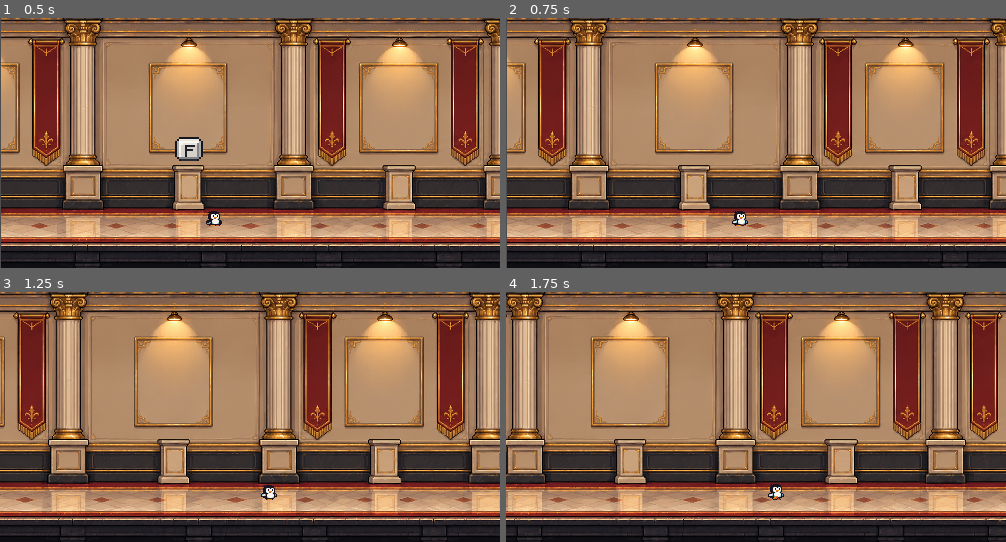
Above: before the commit, frames 1-4 (two rows, left to right).
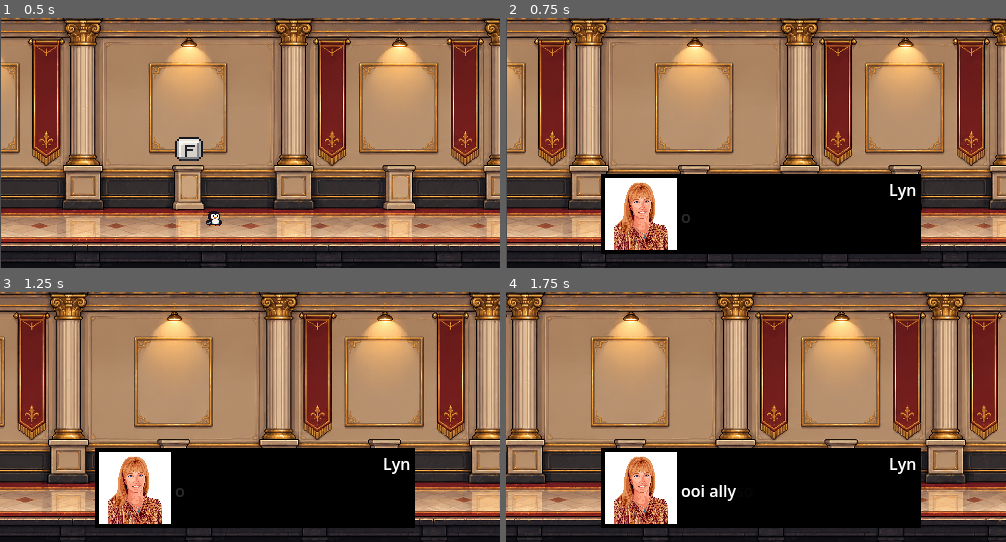
Above: after the commit, the same moments.

Repository: Angelogvr/Hackathon-SEDCITEC
Game: Godot game, scene res://cenas/Jogo.tscn
The game is run twice, just before and just after one commit, with the same random seed, the same clock (stepped at 60 frames per second) and the same inputs.
Inputs:
- Up to frame 1 (0.5 s): no input
- Up to frame 2 (0.75 s): tap Enter (ui_accept) at 0.5 s; hold D (move_right) from 0.53 s (still down); hold F from 0.53 s (still down)
- Up to frame 3 (1.25 s): keep holding D (move_right); keep holding F; tap Enter (ui_accept) at 0.77 s
- Up to frame 4 (1.75 s): keep holding D (move_right); release F at 1.28 s; tap F at 1.35 s; tap Enter (ui_accept) at 1.52 s

Frame 1 is identical in both runs. In frame 2, 19% of the frame differs, in the area x 19-83%, y 62-95%; in frame 3, 19%; in frame 4, 19%.

Commit message:
Dialogo_Teste

Diff:
--- a/dialog_scream.tscn
+++ b/entidades/dialog_scream.tscn
@@ -1,11 +1,12 @@
 [gd_scene format=3 uid="uid://cmi8y26rww5ks"]
 
-[ext_resource type="Texture2D" uid="uid://x31p0a6w5gh4" path="res://Sprites/lynn.jpeg" id="1_lo876"]
+[ext_resource type="Script" uid="uid://cqtcjwlwwhjpr" path="res://scripts/dialog_scream.gd" id="1_8ufjh"]
+[ext_resource type="Texture2D" uid="uid://x31p0a6w5gh4" path="res://Sprites/lynn.jpeg" id="2_bnrj5"]
 
 [sub_resource type="LabelSettings" id="LabelSettings_wvhbo"]
 shadow_color = Color(0, 0, 0, 0.6)
 
-[node name="DialogScream" type="Control" unique_id=801305259]
+[node name="DialogScream" type="Control" unique_id=801305259 node_paths=PackedStringArray("_name", "_dialog", "_faceset")]
 custom_minimum_size = Vector2(320, 80)
 layout_mode = 3
 anchors_preset = 15
@@ -18,6 +19,10 @@
 grow_horizontal = 2
 grow_vertical = 2
 size_flags_vertical = 8
+script = ExtResource("1_8ufjh")
+_name = NodePath("ColorRect/HContainer/VContainer/name")
+_dialog = NodePath("ColorRect/HContainer/VContainer/dialog")
+_faceset = NodePath("ColorRect/HContainer/Border/faceset")
 
 [node name="ColorRect" type="ColorRect" parent="." unique_id=252044219]
 layout_mode = 1
--- a/entidades/mulher.tscn
+++ b/entidades/mulher.tscn
@@ -1,7 +1,7 @@
 [gd_scene format=3 uid="uid://uvmflm2scmx3"]
 
 [ext_resource type="Script" uid="uid://dgesh8n1fvyod" path="res://scripts/mulher.gd" id="1_opsxw"]
-[ext_resource type="Texture2D" uid="uid://clpfwoev1jogq" path="res://sprites/tecla_F_idle_spritesheet_16x16.png" id="2_qn3sk"]
+[ext_resource type="Texture2D" uid="uid://clpfwoev1jogq" path="res://Sprites/tecla_F_idle_spritesheet_16x16.png" id="2_qn3sk"]
 
 [sub_resource type="RectangleShape2D" id="RectangleShape2D_k1af1"]
 size = Vector2(68.75, 80)
@@ -70,8 +70,9 @@
 "speed": 5.0
 }]
 
-[node name="mulher" type="StaticBody2D" unique_id=1111440338]
+[node name="mulher" type="StaticBody2D" unique_id=1111440338 node_paths=PackedStringArray("_hud")]
 script = ExtResource("1_opsxw")
+_hud = NodePath("Dialogo")
 
 [node name="CollisionShape2D" type="CollisionShape2D" parent="." unique_id=1264708090]
 position = Vector2(4.375, -28)
@@ -82,3 +83,5 @@
 scale = Vector2(1.953125, 1.9843751)
 sprite_frames = SubResource("SpriteFrames_qn3sk")
 frame_progress = 0.5773001
+
+[node name="Dialogo" type="CanvasLayer" parent="." unique_id=1937882148]
--- a/scripts/mulher.gd
+++ b/scripts/mulher.gd
@@ -1,8 +1,30 @@
 extends StaticBody2D
+class_name Level
 
+const _DIALOG_SCREEN: PackedScene = preload("res://entidades/dialog_scream.tscn")
 var target: Node2D
 var botaoAtivo = false
 @onready var animacao_botao_f: AnimatedSprite2D = $animacao_botaoF
+
+
+
+
+var _dialog_data: Dictionary = {
+	0: {
+		"faceset": "res://Sprites/lynn.jpeg",
+		"dialog": "ooi allyson",
+		"title": "Lyn"
+	},
+}
+
+@export_category("Objects")
+@export var _hud: CanvasLayer = null
+
+func _dialogo() -> void:
+	if botaoAtivo and Input.is_physical_key_pressed(KEY_F):
+		var _new_dialog: DialogScreen = _DIALOG_SCREEN.instantiate()
+		_new_dialog.data = _dialog_data
+		_hud.add_child(_new_dialog)
 
 # Called when the node enters the scene tree for the first time.
 func _ready() -> void:
@@ -20,7 +42,7 @@
 		animacao_botao_f.visible = false
 		animacao_botao_f.pause()
 		animacao_botao_f.frame = 0
-
+	_dialogo()
 
 
 func get_target():
Not shown, changed: Sprites/caixa.png.import
Not shown, changed: Sprites/lynn.jpeg.import
Not shown: 1 places in entidades/dialog_scream.tscn that only renumber resources
Renamed: dialog_scream.gd -> scripts/dialog_scream.gd
Renamed: dialog_scream.gd.uid -> scripts/dialog_scream.gd.uid
Not shown, changed: sprites/1 - Penguin/Belly_Sliding (16 x 16).png.import
Not shown, changed: sprites/1 - Penguin/Blink (16 x 16).png.import
Not shown, changed: sprites/1 - Penguin/Ducking (16 x 16).png.import
Not shown, changed: sprites/1 - Penguin/Falling (16 x 16).png.import
Not shown, changed: sprites/1 - Penguin/Hurt (16 x 16).png.import
Not shown, changed: sprites/1 - Penguin/Idle (16 x 16).png.import
Not shown, changed: sprites/1 - Penguin/Jump (16 x 16).png.import
(and 11 more such lines)
